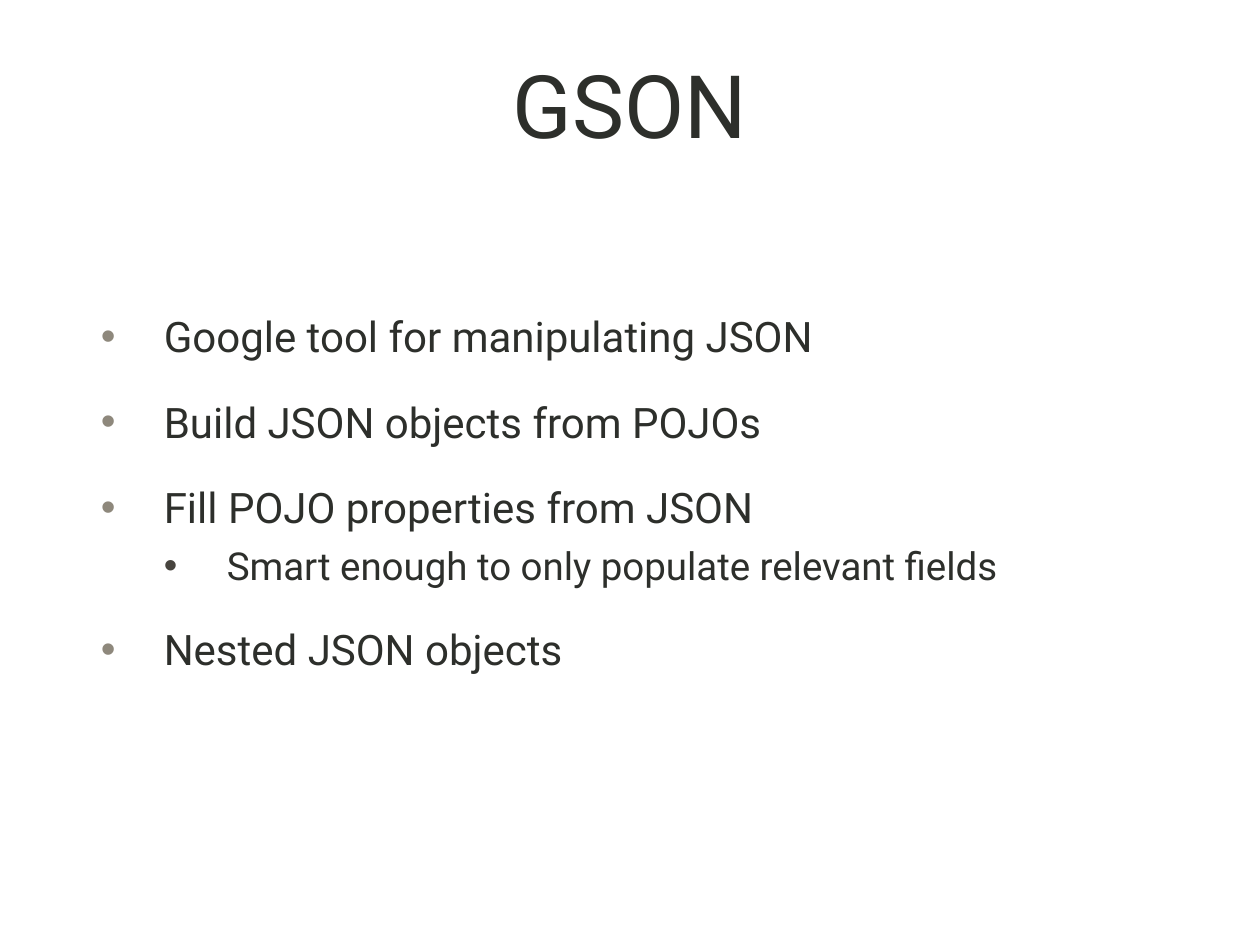
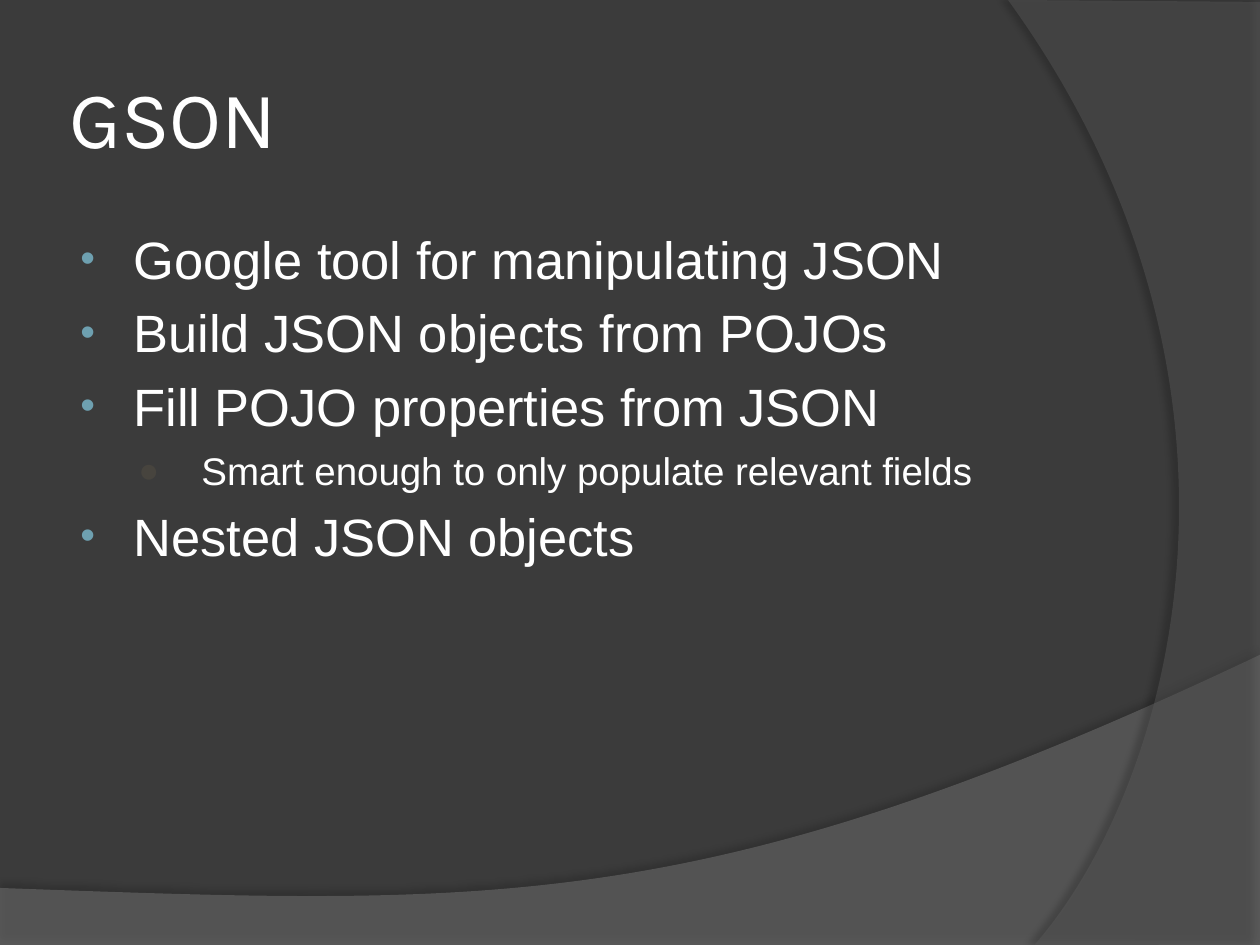
Before and after one commit to bwoestman/weatherWebService, a slide deck: slide 7 of documentation/wwsPresentation.pptx. Drawn at 1260x945 pixels with LibreOffice and Linux fonts; fonts in the diff are those of the drawing; background and template pictures are left out. Boxes give left, top, right and bottom in pixels: in the first picture for what was removed or moved away, otherwise in the second. Text is boxed around its words. In the diff, an @@ line names an element or a change of style, - is before the commit and + after.

```diff
--- a/documentation/wwsPresentation.pptx
+++ b/documentation/wwsPresentation.pptx
@@ background picture (left out) to #3B3B3B @@
@@ freeform shape added at <box>1008,0,1260,945</box>, fill #5E5E5E at 40% opacity @@
@@ title "GSON": place and size @@
-title "GSON" at <box>513,75,747,139</box>
+title "GSON" at <box>69,96,276,149</box>
@@ title "GSON" at <box>69,96,276,149</box>: size 50 to 46 pt, font Roboto to Karla, text colour #2D2F2B to #FFFFFF; alignment centre to left @@
@@ text "Google tool for manipulating JSON": place and size @@
-text "Google tool for manipulating JSON" at <box>164,320,998,674</box>
+text "Google tool for manipulating JSON" at <box>133,241,972,567</box>
@@ text "Google tool for manipulating JSON" at <box>133,241,972,567</box>: size 24 to 30 pt in "Google tool for manipulating JSON", "Build JSON objects from POJOs", "Fill POJO properties from JSON", "Nested JSON objects"; font Roboto to Arial, text colour #2D2F2B to #FFFFFF; indent changed; less space between paragraphs; bullet colour #8E887C to #6EA0B0; bullet • to ● @@
@@ freeform shape added at <box>0,655,1260,945</box>, fill #7F7F7F at 45% opacity @@
```
Also in this commit, not shown: 9 other slides changed, 2 slides added, 1 slide removed, 2 other files.
